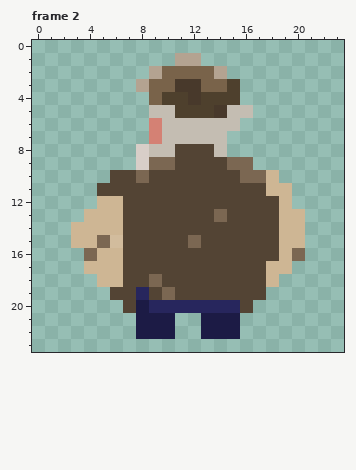
Two versions of one pixel-art file, sources/sprites/farmer-idle-up.aseprite. The picture above is the old version.
24x24 pixels, 2 frames. Colours within 5 levels of each other are drawn and written as one. Shown: frame 2. The commit also changed other frames, which this record leaves out.
After:
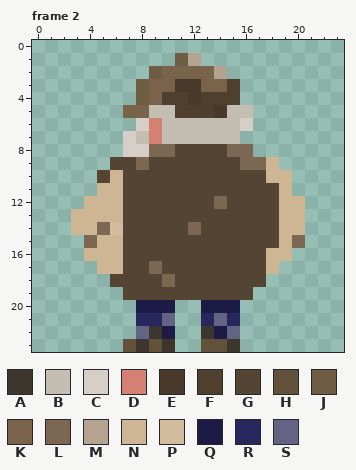
Palette (. is transparent): A #3c362e  B #c4bdb2  C #d8cec8  D #d48174  E #48392b  F #4e402d  G #534434  H #62523c  J #6e5d43  K #79634a  L #7b6752  M #b4a391  N #ceb694  P #d2bc9d  Q #1c1b45  R #27265d  S #636384
Diff:
{"where": "frame 2"}
{"frame":2,"y":1,"x":11,"old":"M","new":"J"}
{"frame":2,"y":2,"x":9,"old":"M","new":"J"}
{"frame":2,"y":3,"x":8,"old":"M","new":"J"}
{"frame":2,"y":4,"x":8,"old":".","new":"J"}
{"frame":2,"y":5,"x":7,"old":"..","new":"KK"}
{"frame":2,"y":6,"x":8,"old":".","new":"C"}
{"frame":2,"y":6,"x":16,"old":".","new":"C"}
{"frame":2,"y":7,"x":7,"old":"..","new":"CB"}
{"frame":2,"y":7,"x":15,"old":".","new":"B"}
{"frame":2,"y":8,"x":7,"old":".","new":"C"}
{"frame":2,"y":8,"x":9,"old":"BB","new":"LL"}
{"frame":2,"y":8,"x":14,"old":"B..","new":"GLL"}
{"frame":2,"y":9,"x":6,"old":"..CLL","new":"GGLGG"}
{"frame":2,"y":9,"x":15,"old":"L","new":"G"}
{"frame":2,"y":9,"x":17,"old":"..","new":"LN"}
{"frame":2,"y":10,"x":5,"old":".G","new":"GN"}
{"frame":2,"y":10,"x":8,"old":"L","new":"G"}
{"frame":2,"y":10,"x":16,"old":"LL","new":"GG"}
{"frame":2,"y":10,"x":19,"old":".","new":"N"}
{"frame":2,"y":11,"x":5,"old":"GG","new":"NN"}
{"frame":2,"y":11,"x":18,"old":"N","new":"G"}
{"frame":2,"y":12,"x":4,"old":".","new":"N"}
{"frame":2,"y":12,"x":14,"old":"G","new":"L"}
{"frame":2,"y":12,"x":20,"old":".","new":"N"}
{"frame":2,"y":13,"x":3,"old":".","new":"N"}
{"frame":2,"y":13,"x":14,"old":"L","new":"G"}
{"frame":2,"y":14,"x":5,"old":"NN","new":"LP"}
{"frame":2,"y":14,"x":12,"old":"G","new":"L"}
{"frame":2,"y":15,"x":3,"old":"NNLP","new":".LNN"}
{"frame":2,"y":15,"x":12,"old":"L","new":"G"}
{"frame":2,"y":15,"x":20,"old":"N","new":"L"}
{"frame":2,"y":16,"x":4,"old":"L","new":"N"}
{"frame":2,"y":16,"x":18,"old":"G","new":"N"}
{"frame":2,"y":16,"x":20,"old":"L","new":"."}
{"frame":2,"y":17,"x":4,"old":"N","new":"."}
{"frame":2,"y":17,"x":9,"old":"G","new":"L"}
{"frame":2,"y":17,"x":19,"old":"N","new":"."}
{"frame":2,"y":18,"x":5,"old":"NN","new":".G"}
{"frame":2,"y":18,"x":9,"old":"LG","new":"GL"}
{"frame":2,"y":18,"x":18,"old":"N","new":"."}
{"frame":2,"y":19,"x":6,"old":"G","new":"."}
{"frame":2,"y":19,"x":8,"old":"R","new":"G"}
{"frame":2,"y":19,"x":10,"old":"L","new":"G"}
{"frame":2,"y":19,"x":17,"old":"G","new":"."}
{"frame":2,"y":20,"x":7,"old":"G","new":"."}
{"frame":2,"y":20,"x":9,"old":"RRRRRRRG","new":"QQ..QQQ."}
{"frame":2,"y":21,"x":8,"old":"QQQ","new":"RRS"}
{"frame":2,"y":21,"x":13,"old":"QQQ","new":"RSR"}
{"frame":2,"y":22,"x":8,"old":"QQ","new":"SA"}
{"frame":2,"y":22,"x":13,"old":"Q","new":"A"}
{"frame":2,"y":22,"x":15,"old":"Q","new":"S"}
{"frame":2,"y":23,"x":7,"old":"....","new":"HAHA"}
{"frame":2,"y":23,"x":13,"old":"...","new":"HHA"}
{"label":"changed","picture_box":[71,53,305,352]}
